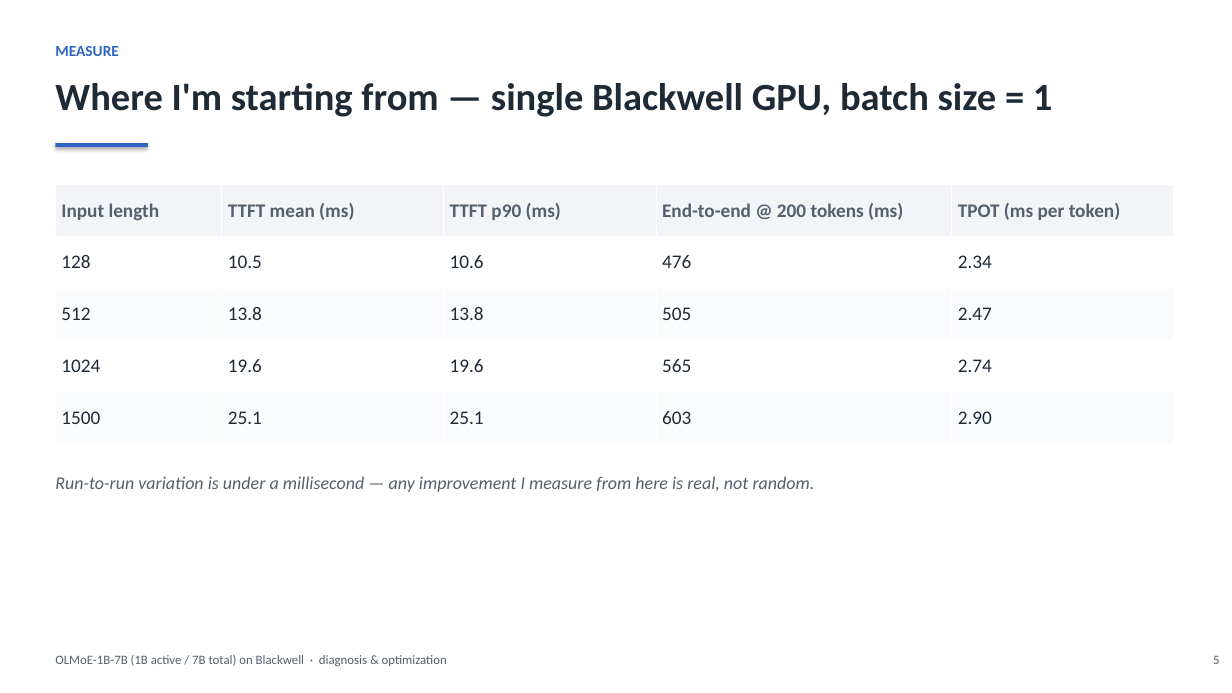
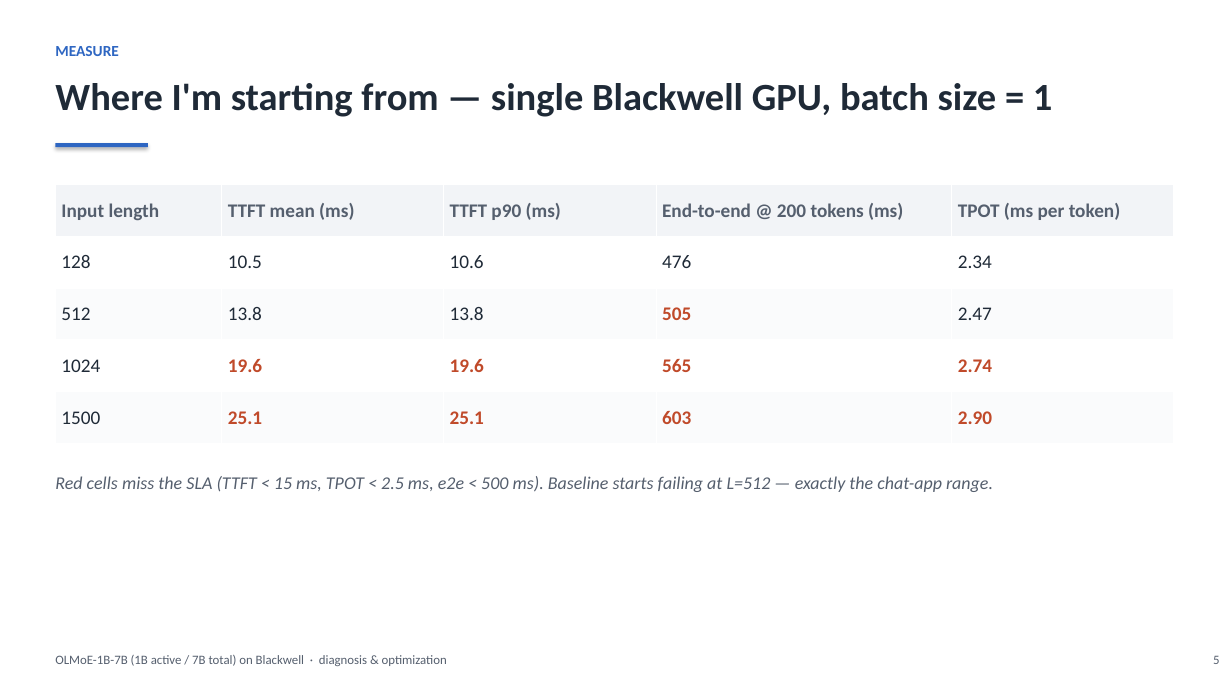
Before and after one commit to harishvs/moe-inference-optimize, a slide deck: slide 5 of talk/deck.pptx. Drawn at 1232x693 pixels with LibreOffice and Linux fonts; fonts in the diff are those of the drawing. Boxes give left, top, right and bottom in pixels: in the first picture for what was removed or moved away, otherwise in the second. Text is boxed around its words. In the diff, an @@ line names an element or a change of style, - is before the commit and + after.

```diff
--- a/talk/deck.pptx
+++ b/talk/deck.pptx
@@ table at (55,185,1174,444) @@
@@ text colour #1F2A37 to #C04A2A, bold on in "505", "19.6", "19.6", "565" and 5 more places @@
@@ text at (55,476,993,492): text changed @@
-Run-to-run variation is under a millisecond — any improvement I measure from here is real, not random.
+Red cells miss the SLA (TTFT < 15 ms, TPOT < 2.5 ms, e2e < 500 ms). Baseline starts failing at L=512 — exactly the chat-app range.
```
Also in this commit, not shown: 13 other slides changed, 2 slides added, 1 slide removed, 7 other files.
